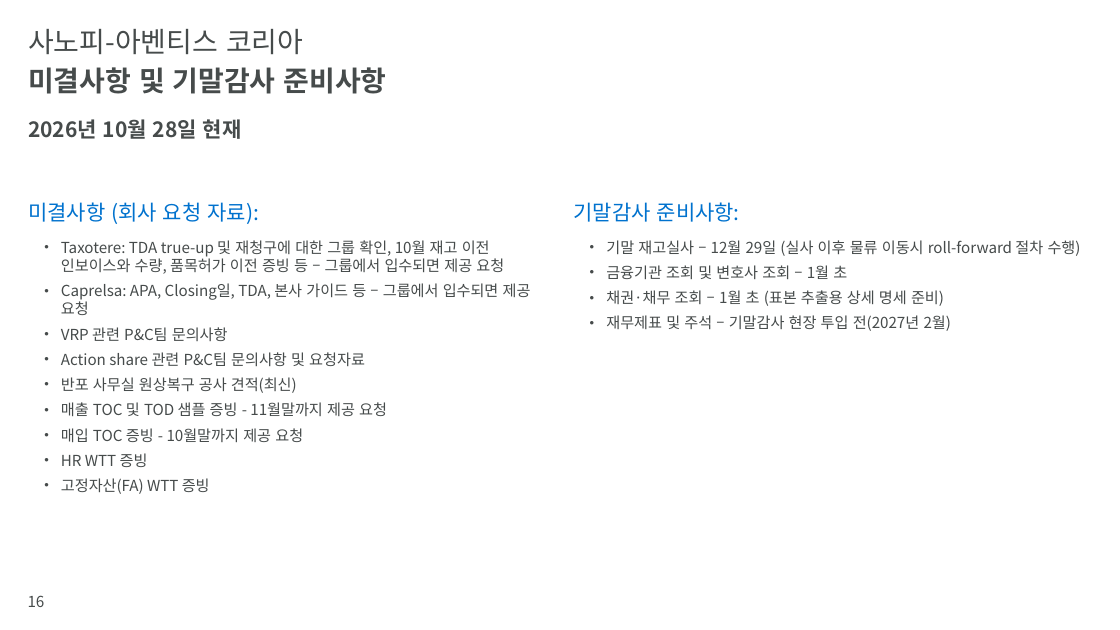
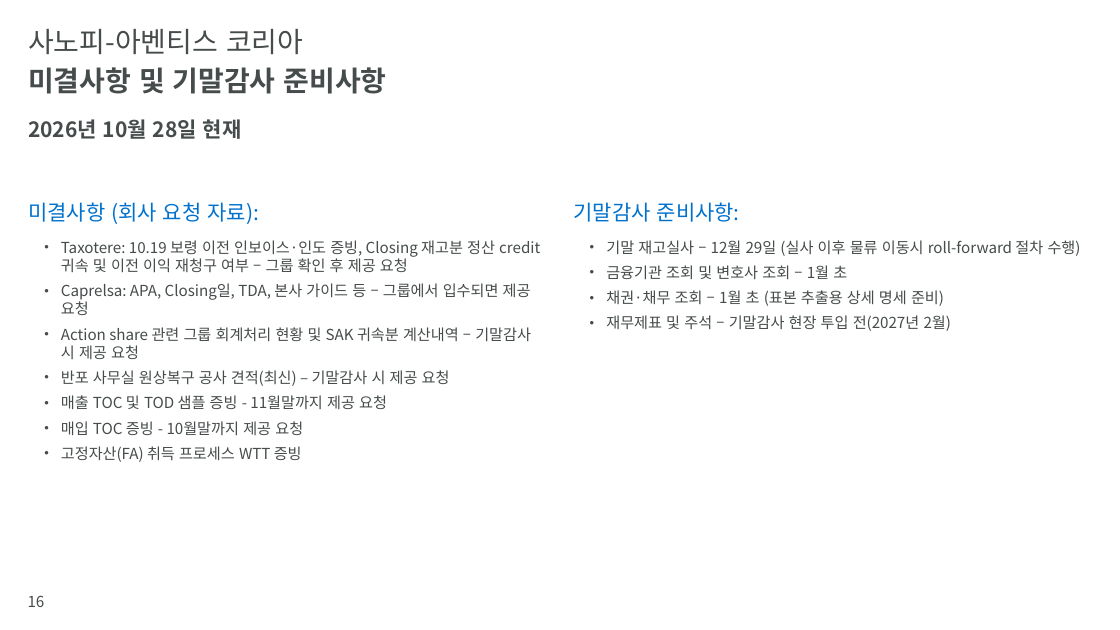
Before and after one commit to hansesle-maker/code, a slide deck: slide 16 of deliverables/SAK_FY2026_Interim_Closing_KO.pptx. Drawn at 1120x630 pixels with LibreOffice and Linux fonts; fonts in the diff are those of the drawing; background and template pictures are left out. Boxes give left, top, right and bottom in pixels: in the first picture for what was removed or moved away, otherwise in the second. Text is boxed around its words. In the diff, an @@ line names an element or a change of style, - is before the commit and + after.

```diff
--- a/deliverables/SAK_FY2026_Interim_Closing_KO.pptx
+++ b/deliverables/SAK_FY2026_Interim_Closing_KO.pptx
@@ text at (x1=61, y1=240, x2=540, y2=272): text changed @@
-  • Taxotere: TDA true-up 및 재청구에 대한 그룹 확인, 10월 재고 이전 인보이스와 수량, 품목허가 이전 증빙 등 – 그룹에서 입수되면 제공 요청
+  • Taxotere: 10.19 보령 이전 인보이스·인도 증빙, Closing 재고분 정산 credit 귀속 및 이전 이익 재청구 여부 – 그룹 확인 후 제공 요청
@@ text at (x1=61, y1=327, x2=531, y2=386): text changed @@
-  • VRP 관련 P&C팀 문의사항
-  • Action share 관련 P&C팀 문의사항 및 요청자료
-  • 반포 사무실 원상복구 공사 견적(최신)
+  • Action share 관련 그룹 회계처리 현황 및 SAK 귀속분 계산내역 – 기말감사 시 제공 요청
+  • 반포 사무실 원상복구 공사 견적(최신) – 기말감사 시 제공 요청
@@ text at (x1=61, y1=446, x2=302, y2=462): text changed @@
-  • HR WTT 증빙
-  • 고정자산(FA) WTT 증빙
+  • 고정자산(FA) 취득 프로세스 WTT 증빙
```
Also in this commit, not shown: 7 other slides changed.
